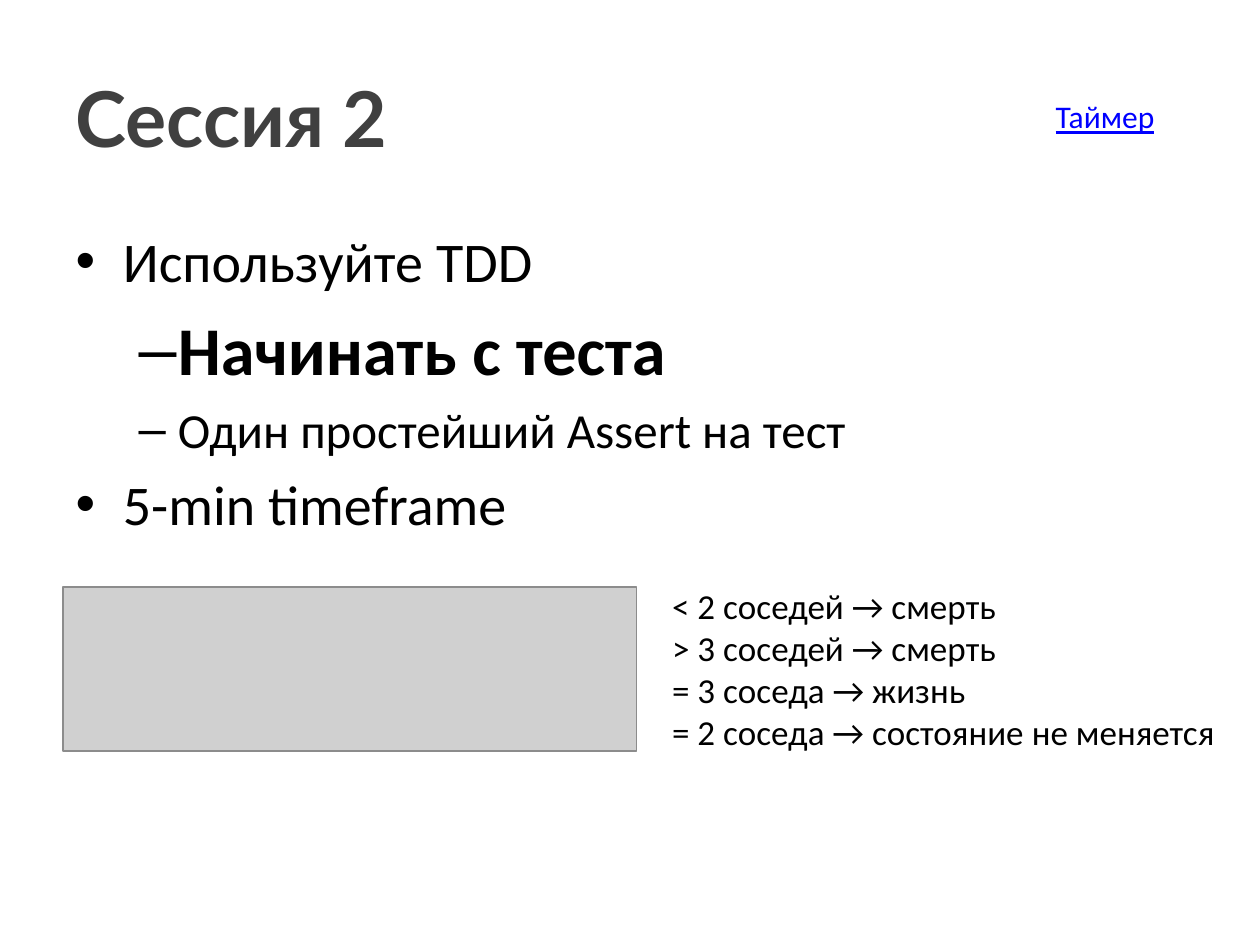
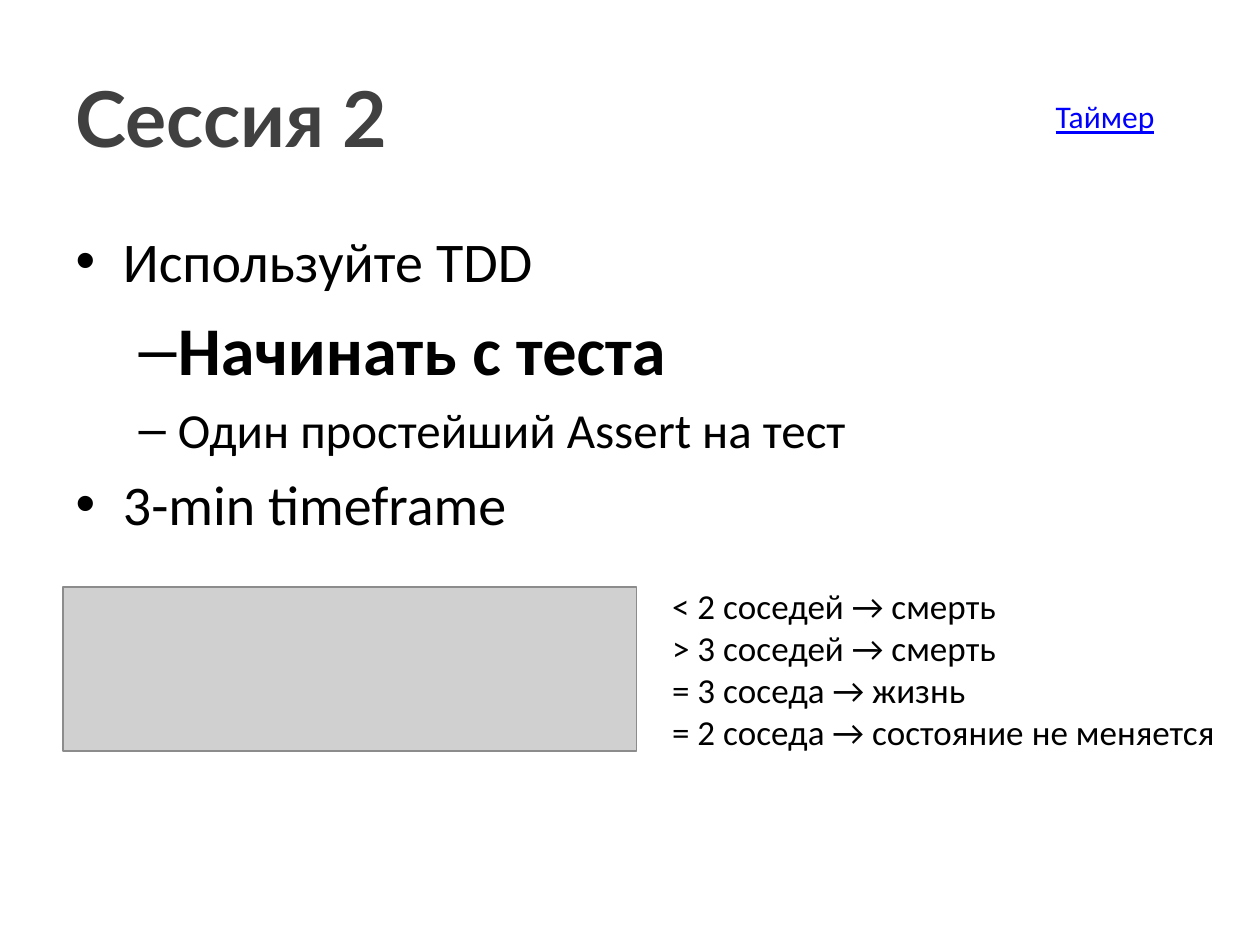
Before and after one commit to xoposhiy/xoposhiy.github.io, a slide deck: slide 9 of coderetreat/CodeRetreat.pptx (slide 8 before the commit). Drawn at 1260x945 pixels with LibreOffice and Linux fonts; fonts in the diff are those of the drawing; grey boxes stand for pictures. Boxes give left, top, right and bottom in pixels: in the first picture for what was removed or moved away, otherwise in the second. Text is boxed around its words. In the diff, an @@ line names an element or a change of style, - is before the commit and + after.

```diff
--- a/coderetreat/CodeRetreat.pptx
+++ b/coderetreat/CodeRetreat.pptx
@@ text at <box>123,486,506,526</box>: text changed @@
-• 5-min timeframe
+• 3-min timeframe
```
Also in this commit, not shown: 1 other slide changed, 1 slide added.
